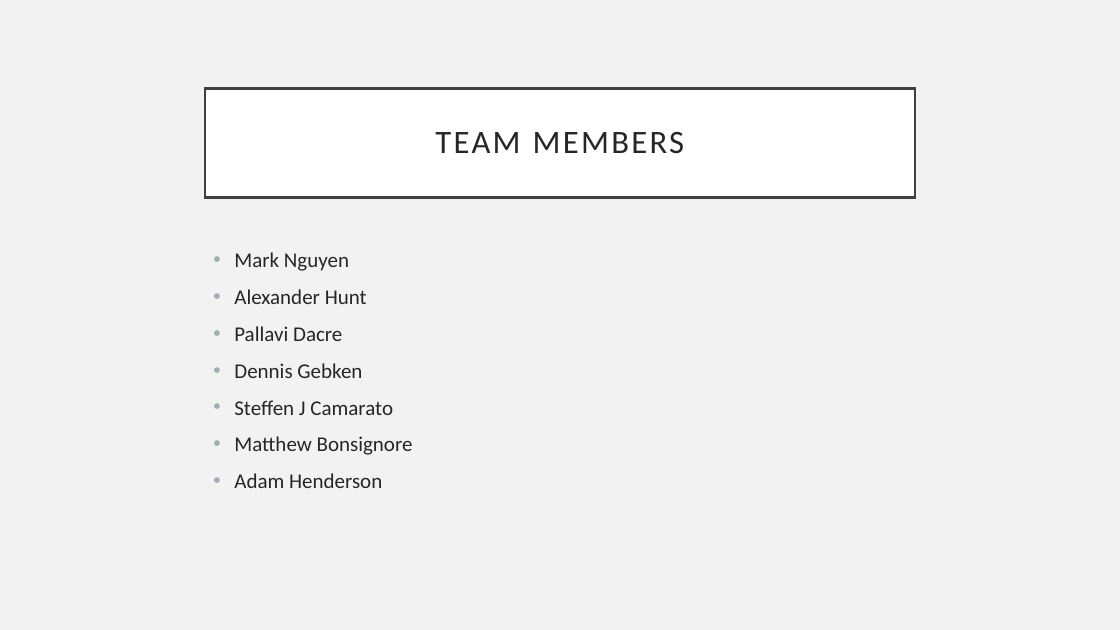
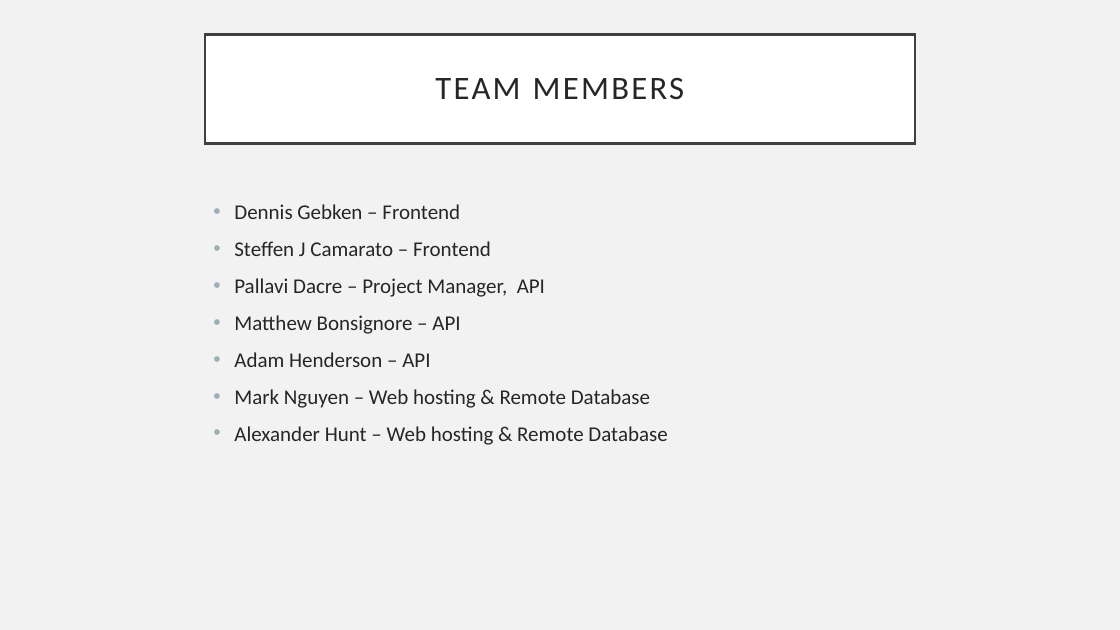
Before and after one commit to SudoKudo/P.O.O.P-Small-Project, a slide deck: slide 2 of SmallProject-Slides.pptx. Drawn at 1120x630 pixels with LibreOffice and Linux fonts; fonts in the diff are those of the drawing. Boxes give left, top, right and bottom in pixels: in the first picture for what was removed or moved away, otherwise in the second. Text is boxed around its words. In the diff, an @@ line names an element or a change of style, - is before the commit and + after.

```diff
--- a/SmallProject-Slides.pptx
+++ b/SmallProject-Slides.pptx
@@ title "TEAM MEMBERS": place and size @@
-title "TEAM MEMBERS" at [205,88,915,197]
+title "TEAM MEMBERS" at [205,34,915,144]
@@ text at [234,204,667,445]: text changed @@
-• Mark Nguyen
-• Alexander Hunt
-• Pallavi Dacre
-• Dennis Gebken
-• Steffen J Camarato
-• Matthew Bonsignore
-• Adam Henderson
+• Dennis Gebken – Frontend
+• Steffen J Camarato – Frontend
+• Pallavi Dacre – Project Manager, API
+• Matthew Bonsignore – API
+• Adam Henderson – API
+• Mark Nguyen – Web hosting & Remote Database
+• Alexander Hunt – Web hosting & Remote Database
```
Also in this commit, not shown: 5 other slides changed, 4 slides added, 5 slides removed.
